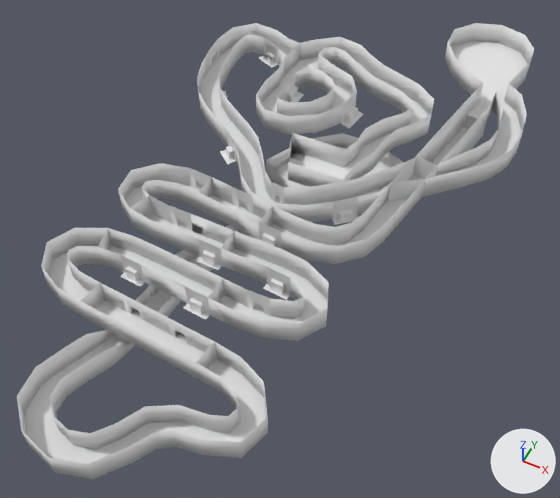
The FBX model Assets/Untitled.fbx as it was, and as the next commit left it.
Rendered twice from a 50 mm lens placed at (16.1, -47.1, 45.2), pointed at (-3.3, -8.2, -3.4). The axes (+X, +Y, +Z) are drawn at lower right. The lights are the same throughout. Vertices at the same position are counted once.
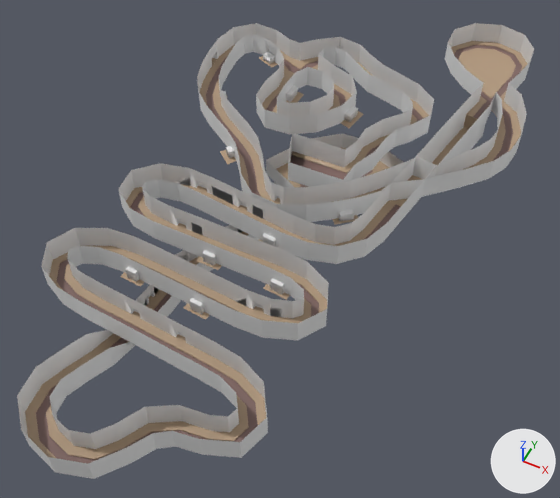
Where the change shows, as pixel boxes (x1, y1, x2, y2) in the pictures (560 x 498 px; the box of a moved part takes in the faces that stretch with it):
'Plane.021', deleted
    before: (80, 283, 105, 317)
'Plane.013', deleted
    before: (284, 43, 300, 76)
'Plane.014', deleted
    before: (196, 342, 217, 369)
'Plane.018', deleted
    before: (130, 196, 152, 217)
'Plane.016', deleted
    before: (208, 279, 225, 312)
'Plane.019', deleted
    before: (198, 178, 213, 198)
'Plane.015', deleted
    before: (98, 228, 112, 251)
'Plane.020', deleted
    before: (259, 206, 273, 227)
'Plane.017', deleted
    before: (221, 231, 235, 252)
part 1 of me_plane_003, deleted
    before: (17, 23, 534, 479)
part 3 of me_plane_001, moved or reshaped
    both: (25, 41, 527, 464)
part 4 of me_plane_024, deleted
    before: (190, 168, 281, 248)
part 5 of me_plane_024, deleted
    before: (174, 207, 222, 266)
part 6 of me_plane_024, deleted
    before: (249, 266, 290, 296)
part 7 of me_plane_024, deleted
    before: (121, 255, 145, 282)
part 8 of me_plane_024, deleted
    before: (185, 286, 210, 315)

Edits to the bpy script that builds the scene:
```text
Add mat_material_001:
    mat_material_001 = principled_material('Material.001')
    mat_material_001.base_color = (0.457, 0.325, 0.212)  # beige #b49a7f
Add mat_material_002:
    mat_material_002 = principled_material('Material.002')
    mat_material_002.base_color = (0.22, 0.134, 0.121)  # brown #816662
Change me_plane_001:
    used by ob_plane; location = (0.0, 0.0, 0.0)
    remove me_plane_001.from_pydata(...)  # 1073 vertices, 721 faces; spans x -20.0..11.5, y -33.9..24.3, z -3.0..0.4
    add me_plane_001.from_pydata(...)  # 993 vertices, 810 faces; spans x -20.0..11.5, y -33.9..24.3, z -3.1..0.4
    me_plane_001 part 3: 5 vertices moved from x -2.8..7.9, y -1.5..13.7, z 0.0..0.2 to x 0.2..7.1, y -1.5..14.8, z -0.1..0.0; 716 vertices removed from x -19.9..11.4, y -33.5..24.0, z -3.0..0.4; 636 vertices added at x -18.3..10.8, y -33.2..23.7, z -3.1..0.4
    add me_plane_001.materials.append(mat_material_001)  # beige #b49a7f
    add me_plane_001.materials.append(mat_material_002)  # brown #816662
Change me_plane_003:
    used by ob_plane_002; location = (0.0, 0.0, 0.0)
    remove me_plane_003.from_pydata(...)  # 1311 vertices, 1304 faces; spans x -19.0..11.5, y -33.9..24.3, z -3.0..2.5
    add me_plane_003.from_pydata(...)  # 652 vertices, 310 faces; spans x -19.0..11.5, y -33.9..24.3, z -3.0..2.5
    me_plane_003 part 1: 659 vertices removed from x -19.0..11.5, y -33.9..24.3, z -3.0..2.5
    me_plane_003 part 2: the surface is now shaded flat
Change me_plane_024:
    used by ob_plane_003; location = (0.0, 0.0, 0.0)
    remove me_plane_024.from_pydata(...)  # 220 vertices, 202 faces; spans x -12.96..0.75, y -19.2..-7.6, z -0.01..2.03
    add me_plane_024.from_pydata(...)  # 110 vertices, 63 faces; spans x -12.96..0.75, y -19.19..-7.6, z -0.01..2.03
    me_plane_024 part 4: 36 vertices removed from x -11.86..-1.82, y -11.25..-7.6, z -0.01..2.03
    me_plane_024 part 5: 26 vertices removed from x -12.96..-5.15, y -14.76..-12.01, z -0.01..2.03
    me_plane_024 part 6: 24 vertices removed from x -1.64..0.75, y -17.07..-14.51, z -0.01..2.03
    me_plane_024 part 7: 12 vertices removed from x -11.45..-9.54, y -18.74..-18.33, z 0.0..2.03
    me_plane_024 part 8: 12 vertices removed from x -5.64..-3.64, y -19.2..-18.76, z 0.0..2.03
Remove ob_plane_016:
    ob_plane_016 = bpy.data.objects.new('Plane.016', me_plane_017)
    ob_plane_016.location = (0.0, 0.0, 0.0)
Remove ob_plane_013:
    ob_plane_013 = bpy.data.objects.new('Plane.013', me_plane_006)
    ob_plane_013.location = (0.0, 0.0, 0.0)
Remove ob_plane_015:
    ob_plane_015 = bpy.data.objects.new('Plane.015', me_plane_016)
    ob_plane_015.location = (0.0, 0.0, 0.0)
Remove ob_plane_018:
    ob_plane_018 = bpy.data.objects.new('Plane.018', me_plane_019)
    ob_plane_018.location = (0.0, 0.0, 0.0)
Remove ob_plane_019:
    ob_plane_019 = bpy.data.objects.new('Plane.019', me_plane_020)
    ob_plane_019.location = (0.0, 0.0, 0.0)
Remove ob_plane_021:
    ob_plane_021 = bpy.data.objects.new('Plane.021', me_plane_022)
    ob_plane_021.location = (0.0, 0.0, 0.0)
Remove ob_plane_017:
    ob_plane_017 = bpy.data.objects.new('Plane.017', me_plane_018)
    ob_plane_017.location = (0.0, 0.0, 0.0)
Remove ob_plane_020:
    ob_plane_020 = bpy.data.objects.new('Plane.020', me_plane_021)
    ob_plane_020.location = (0.0, 0.0, 0.0)
Remove ob_plane_014:
    ob_plane_014 = bpy.data.objects.new('Plane.014', me_plane_009)
    ob_plane_014.location = (0.0, 0.0, 0.0)
```
